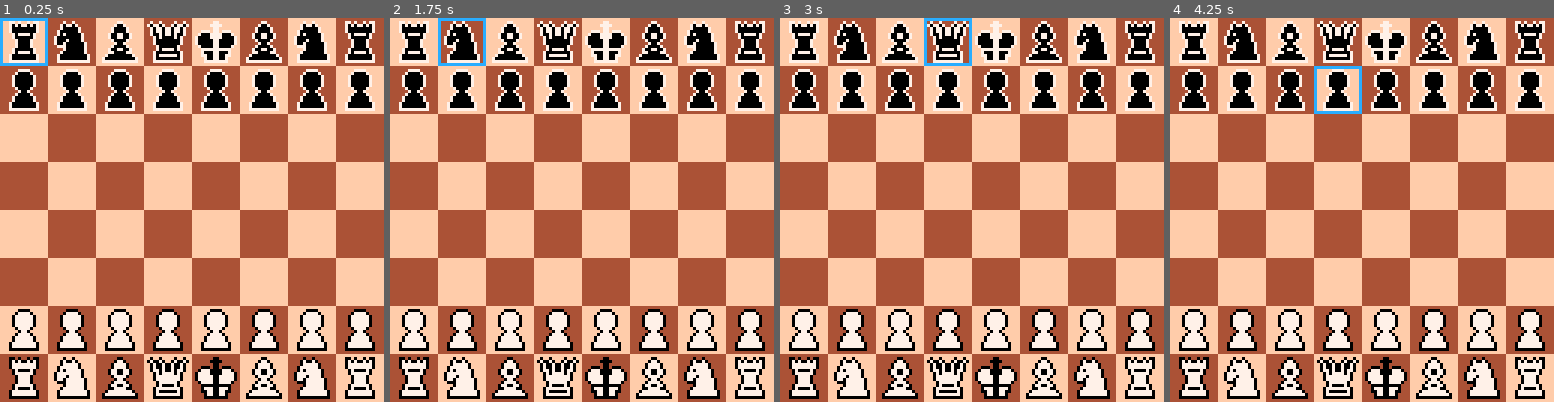
Above: before the commit, frames 1-4 (left to right).
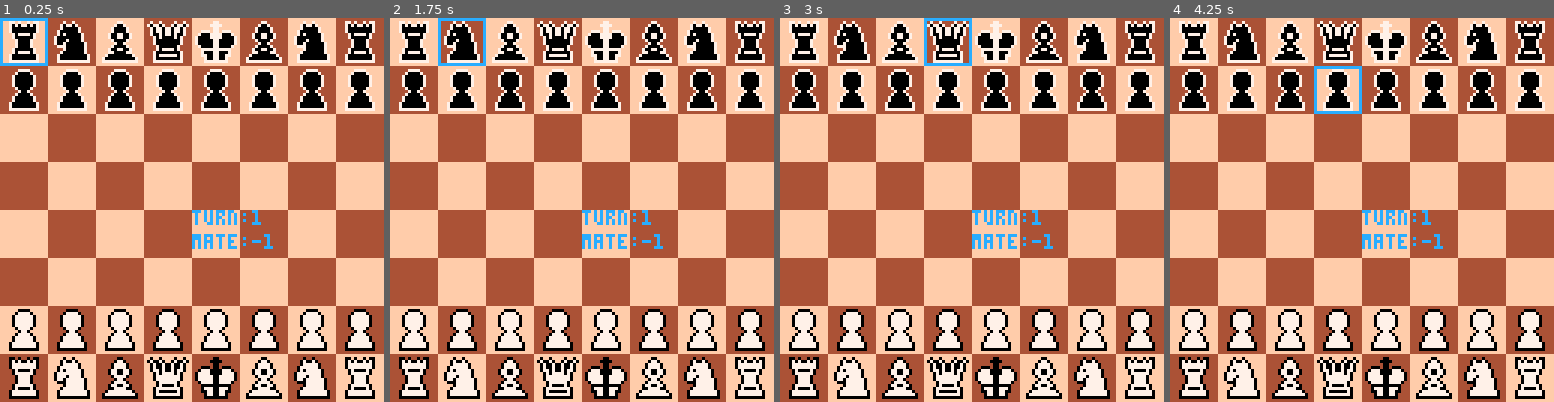
Above: after the commit, the same moments.

Repository: GrayFennec/p8chess
Game: PICO-8 cartridge chess.p8
Same seed, same stepped clock (60 frames per second), same inputs: the game is played once before the commit and once after it.
Inputs:
- Up to frame 1 (0.25 s): no input
- Up to frame 2 (1.75 s): tap X (X key) at 0.33, 1.07 s; tap O (Z key) at 0.7, 1.7 s; hold Right from 1.6 s (still down)
- Up to frame 3 (3 s): tap X (X key) at 1.85, 2.97 s; release Right at 2.1 s; tap O (Z key) at 2.1, 2.5, 2.9 s; hold Up 2.15-2.42 s; hold Right from 2.47 s (still down)
- Up to frame 4 (4.25 s): release Right at 3.03 s; hold Left 3.08-3.58 s; tap O (Z key) at 3.3, 3.7, 4.1 s; hold Down 3.63-3.97 s; hold Right from 4.02 s (still down); tap X (X key) at 4.08 s

The runs differ from the first frame. In frame 1, 0.6% of the frame differs, in the area x 50-72%, y 50-61%; in frame 2, 0.6%; in frame 3, 0.6%; in frame 4, 0.6%.

Commit message:
added checkmate/stalemate

Diff:
--- a/chess.p8
+++ b/chess.p8
@@ -12,12 +12,39 @@
 --board size
 brdw = 8
 brdh = 8
+--winner
+winr = -1
 
 function _update()
 	--update hover
 	update_hover()
 	--update selec
 	update_selec()
+end
+
+--checks for check/stale mate
+--for current player
+function update_mates()
+ canmove = false
+ --iterate to find legal moves
+ for r=1,brdh do
+  for c=1,brdw do
+   if get_pnum(gb,r,c) == turn and #legal_moves(r,c) != 0 then
+    canmove = true
+   	break
+   end
+  end
+ end
+ --no legal moves means mate
+ if not canmove then
+  --incheck -> checkmate
+  if update_check(gb,turn) then
+   winr = turn % 2 + 1
+  --nocheck -> stalemate
+  else
+   winr = 3
+  end
+ end
 end
 
 --player button input
@@ -105,9 +132,15 @@
 	   eploc = nil
 	  end
 	  --increment turn
-	  turn = turn % 2 + 1
-	 end
-	end
+	  change_turn()
+	 end
+	end
+end
+
+function change_turn()
+ turn = turn % 2 + 1
+  --check for mate
+ update_mates()
 end
 
 --moves a piece on a board
@@ -198,8 +231,8 @@
 
 --makes test board by cloning current game board
 function make_tb()
-	for r=1,8 do
-		for c=1,8 do
+	for r=1,brdh do
+		for c=1,brdw do
 		 tb[r][c] = gb[r][c]
 		end
 	end
@@ -391,14 +424,16 @@
 	end
 	draw_every()
 	draw_hover()
+	print("turn:"..tostr(turn),64,64)
+	print("mate:"..tostr(winr),64,72)
 end
 
 --draws the board
 function draw_board()
 	pal(1, 15)
 	pal(2, 4)
-	for r=1,8 do
-		for c=1,8 do
+	for r=1,brdh do
+		for c=1,brdw do
 			--draw background square
 			rectfill(c*16-16, r*16-16, c*16-1, r*16-1, (r+c)%2+1)
 		end
